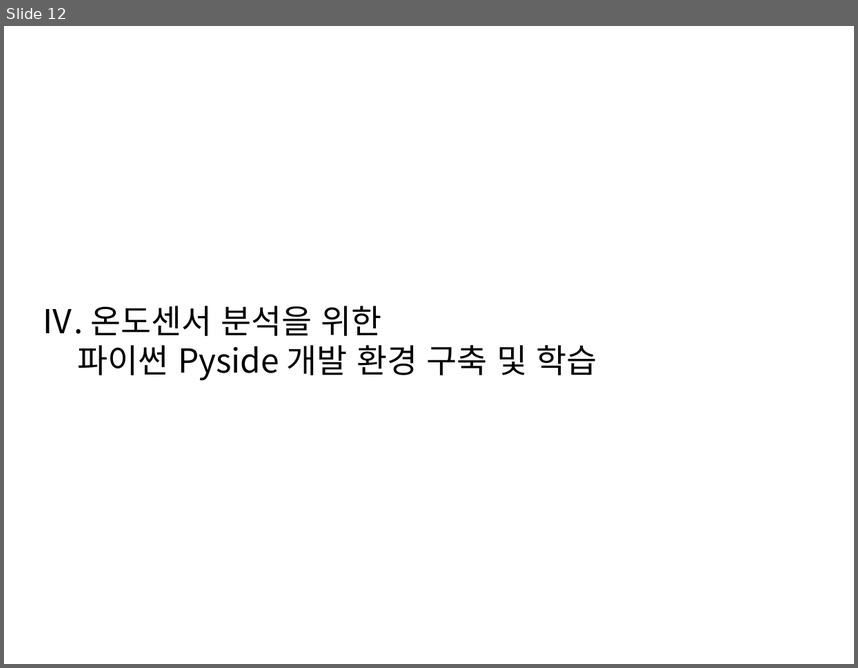
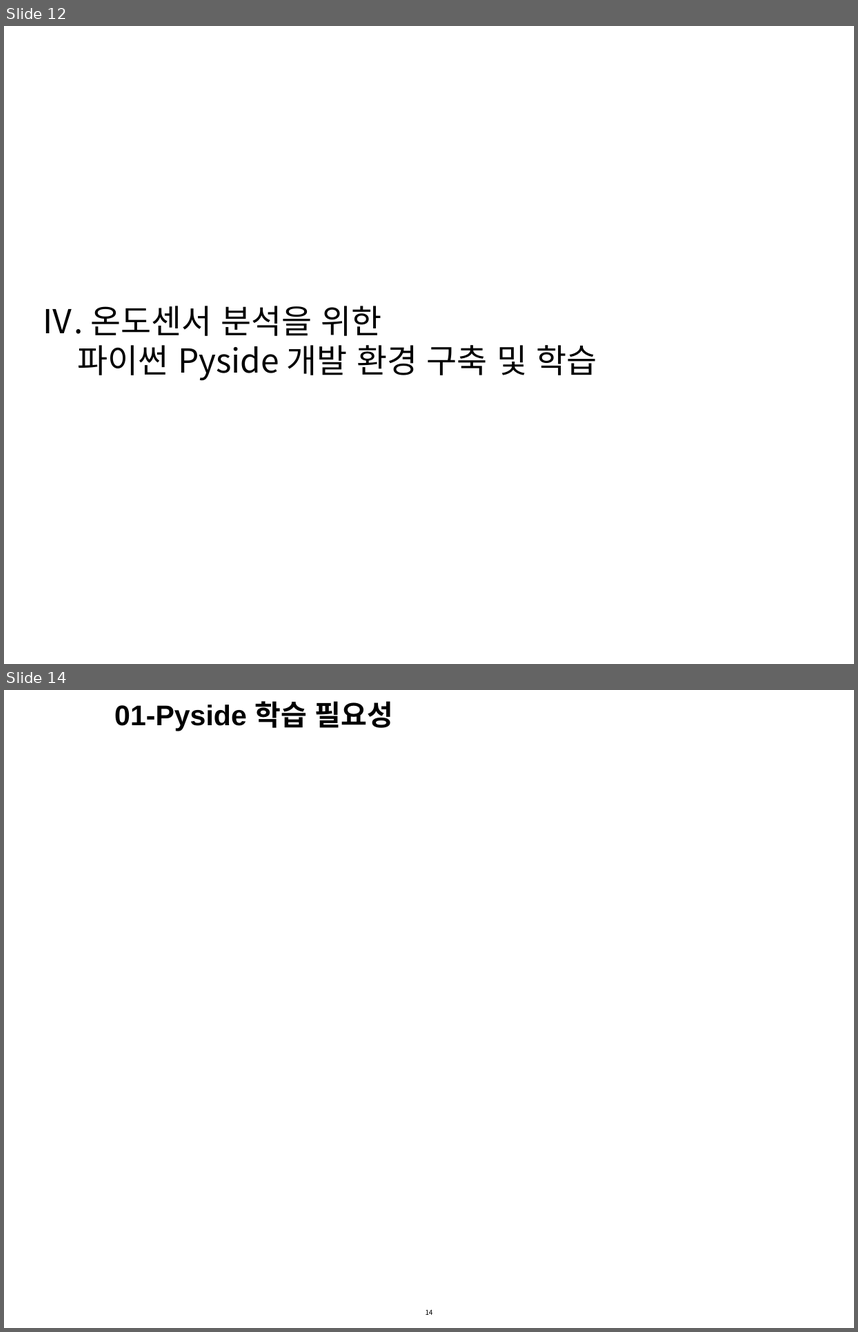
Before and after one commit to leewoown/Python_03, a slide deck: 나의자랑 위한 연구노트 정리건 .pptx. Shown one above the other, each under a label of ours: slide 12 before the commit, slides 12 and 14 after it; the slides between them are not shown. The pictures are 858x668 and 858x1332 pixels, drawn with LibreOffice and Linux fonts; fonts in the diff are those of the drawing; background and template pictures are left out. Boxes give left, top, right and bottom in pixels: in the first picture for what was removed or moved away, otherwise in the second. Text is boxed around its words. In the diff, an @@ line names an element or a change of style, - is before the commit and + after.

```diff
--- a/나의자랑 위한 연구노트 정리건 .pptx
+++ b/나의자랑 위한 연구노트 정리건 .pptx
@@ slide 14 added at (4,690,854,1328), background #FFFFFF @@
@@ text added at (51,693,100,742), 28 pt, text #FFFFFF, bold @@
+Ⅲ
@@ text added at (114,701,392,731), 24 pt, text #000000, bold @@
+01-Pyside 학습 필요성
@@ page number added at (426,1309,433,1314), 10 pt, text #000000 @@
+14
```
Also in this commit, not shown: 3 slides changed, 1 other slide added, 1 slide removed, 2 other files.
